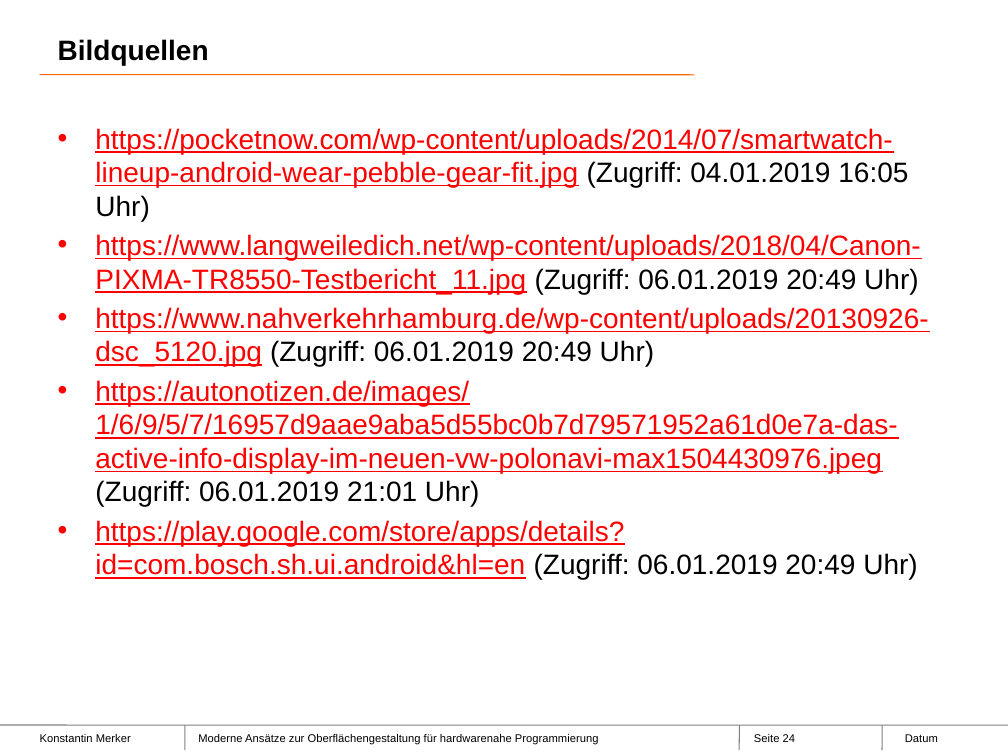
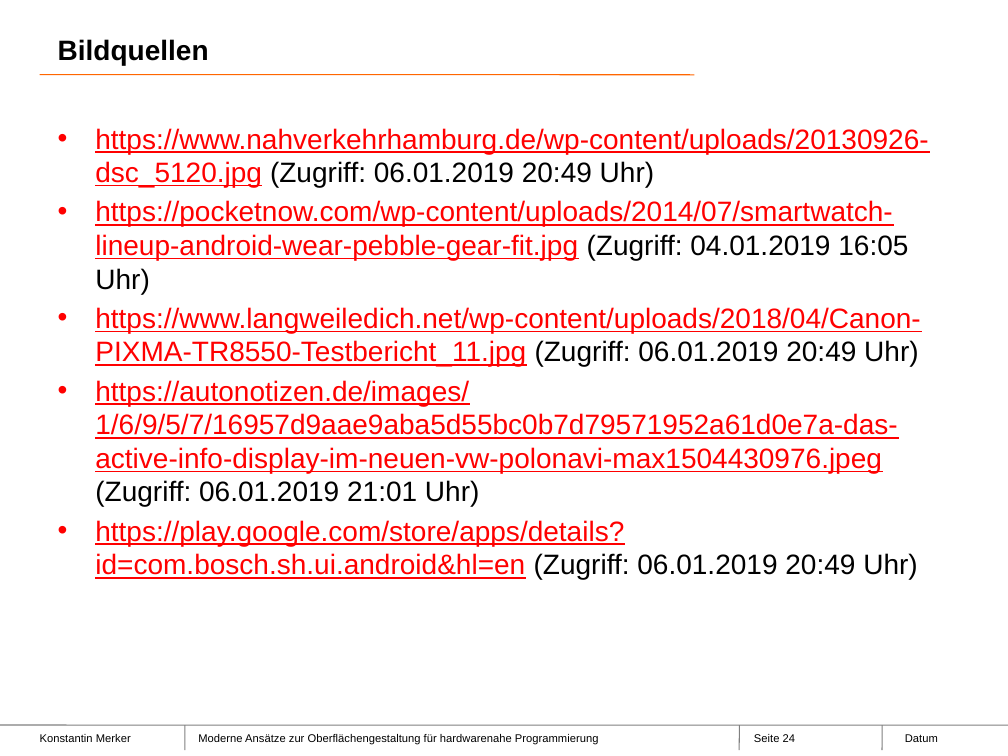
Before and after one commit to mexok/diplomarbeit, a slide deck: slide 24 of docs/Verteidigung/VerteidigungPraesentation.pptx. Drawn at 1008x756 pixels with LibreOffice and Linux fonts; fonts in the diff are those of the drawing; background and template pictures are left out. Boxes give left, top, right and bottom in pixels: in the first picture for what was removed or moved away, otherwise in the second. Text is boxed around its words. In the diff, an @@ line names an element or a change of style, - is before the commit and + after.

```diff
--- a/docs/Verteidigung/VerteidigungPraesentation.pptx
+++ b/docs/Verteidigung/VerteidigungPraesentation.pptx
@@ text at (95,128,928,187): paragraph added @@
+• https://www.nahverkehrhamburg.de/wp-content/uploads/20130926-dsc_5120.jpg (Zugriff: 06.01.2019 20:49 Uhr)
@@ text at (95,307,928,367): paragraph removed @@
-• https://www.nahverkehrhamburg.de/wp-content/uploads/20130926-dsc_5120.jpg (Zugriff: 06.01.2019 20:49 Uhr)
```
Also in this commit, not shown: 2 other slides changed, 2 slides added, 2 slides removed, 1 other file.
